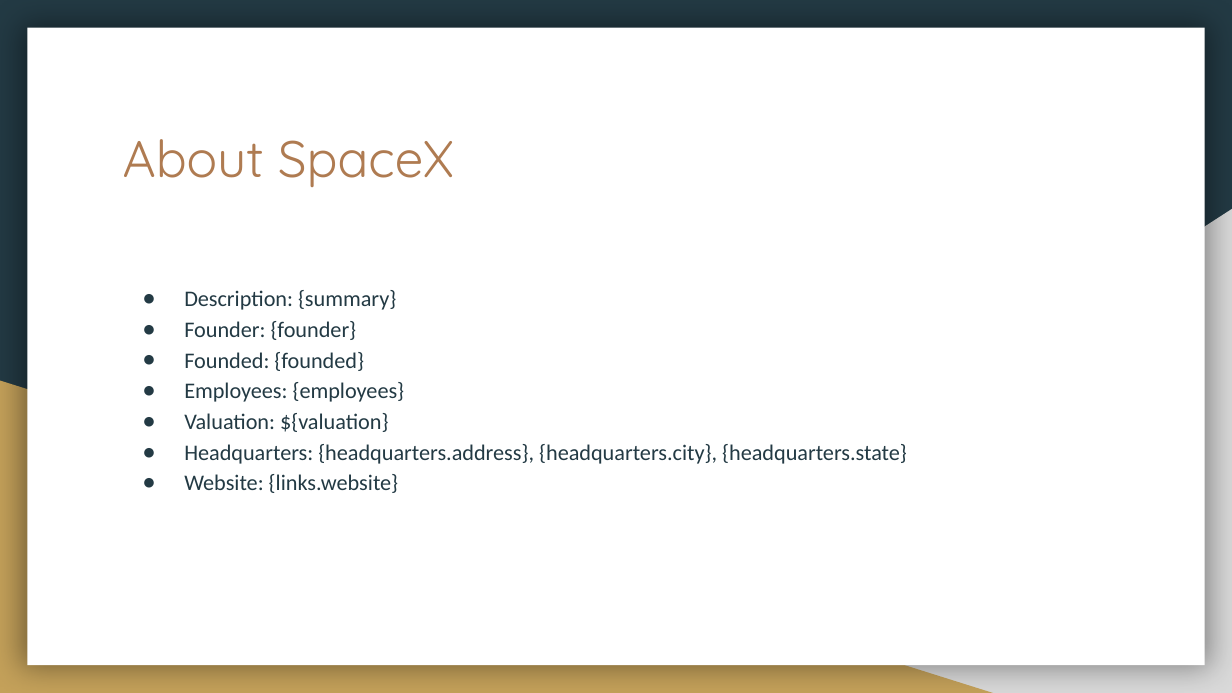
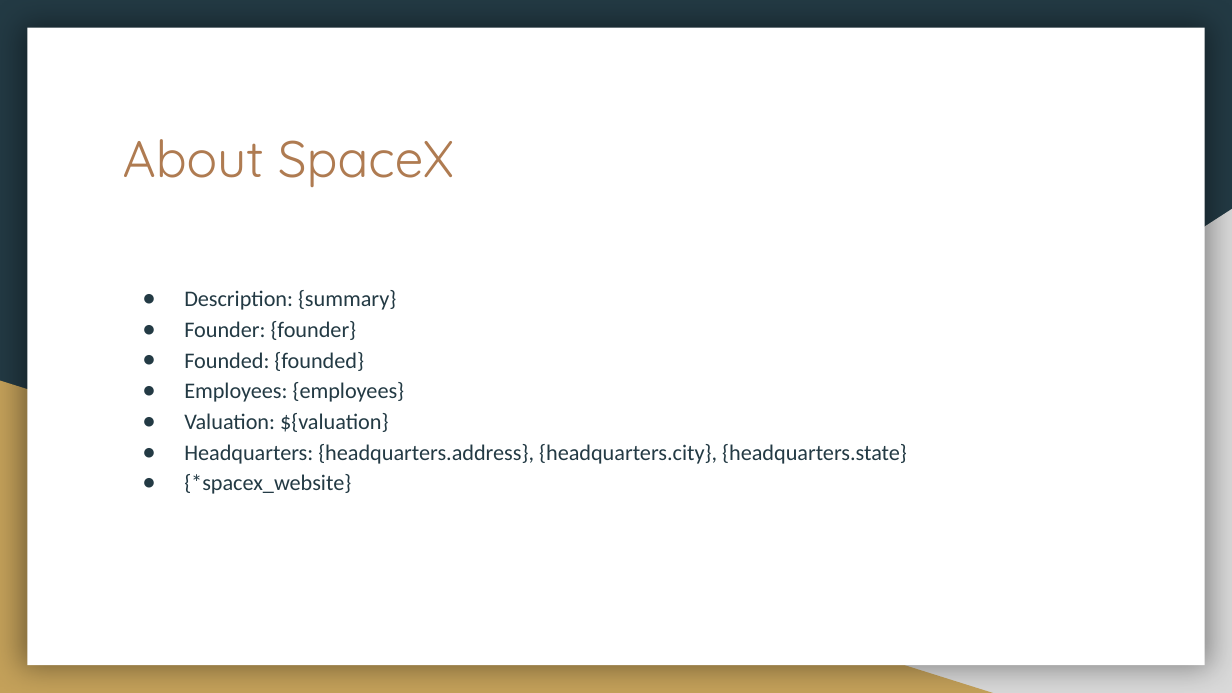
Before and after one commit to United-Codes/cloudofficeprint-python, a slide deck: slide 2 of spacex_example/spacex_template.pptx. Drawn at 1232x693 pixels with LibreOffice and Linux fonts; fonts in the diff are those of the drawing. Boxes give left, top, right and bottom in pixels: in the first picture for what was removed or moved away, otherwise in the second. Text is boxed around its words. In the diff, an @@ line names an element or a change of style, - is before the commit and + after.

Commit message:
add hyperlinks for websites and wikipedia

```diff
--- a/spacex_example/spacex_template.pptx
+++ b/spacex_example/spacex_template.pptx
@@ text at (x1=184, y1=474, x2=351, y2=494): text changed @@
-● Website: {links.website}
+● {*spacex_website}
```
Also in this commit, not shown: 5 other slides changed, 2 other files.
